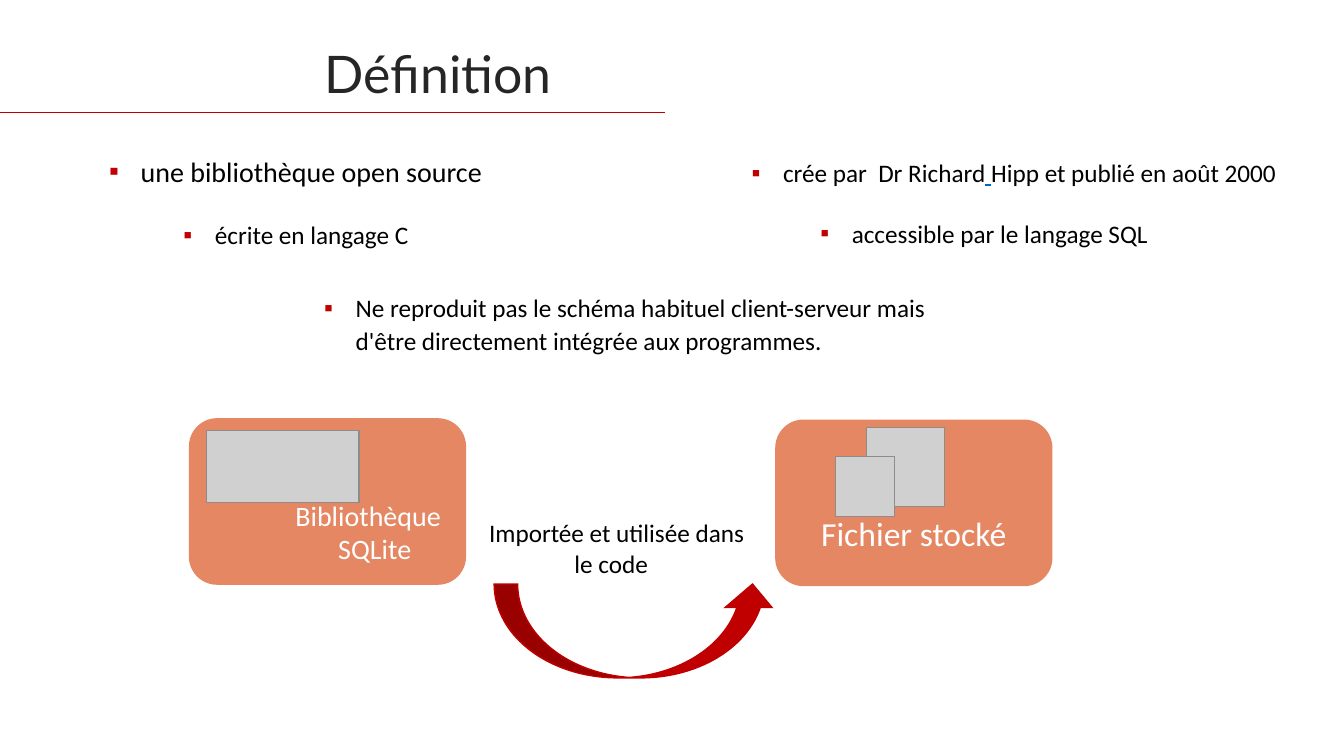
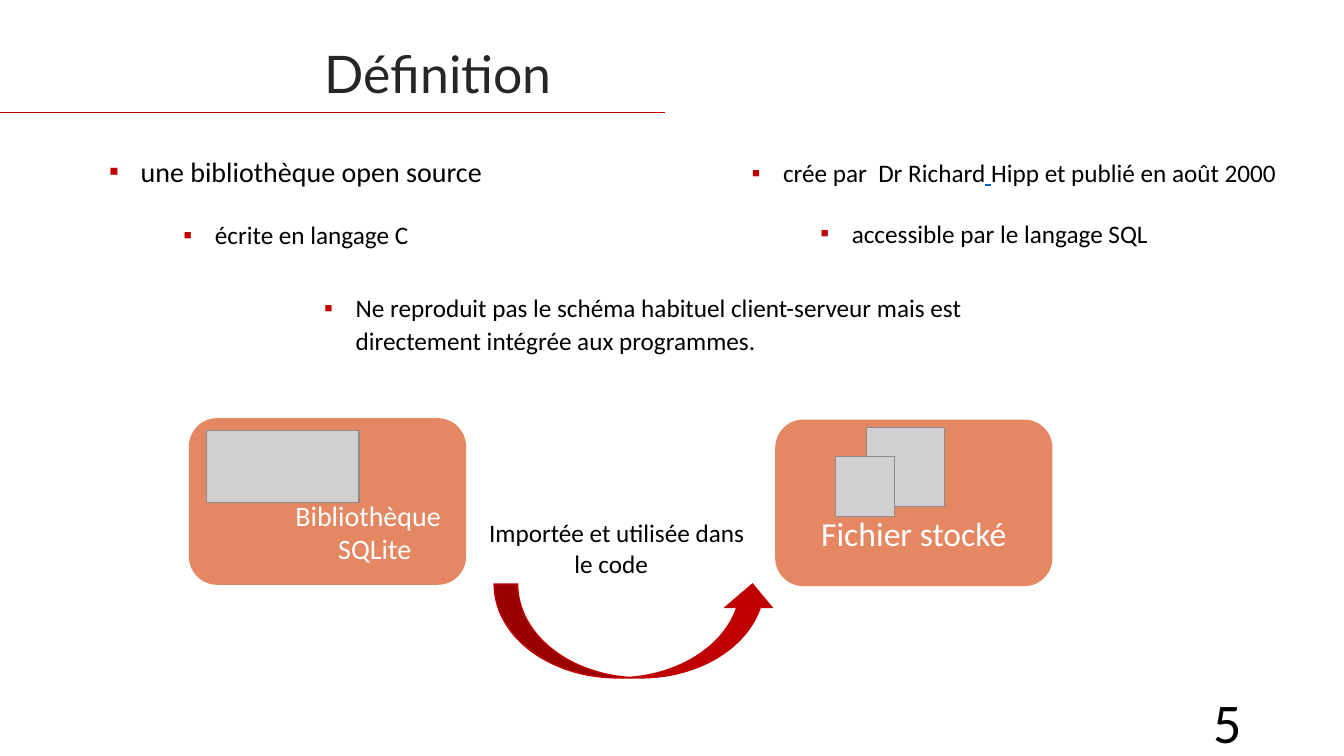
Before and after one commit to web-ai-master/academic-projects, a slide deck: slide 5 of Architecture SGBD/Project/presentation/Presentation-projet-SQLite.pptx. Drawn at 1344x756 pixels with LibreOffice and Linux fonts; fonts in the diff are those of the drawing; grey boxes stand for pictures. Boxes give left, top, right and bottom in pixels: in the first picture for what was removed or moved away, otherwise in the second. Text is boxed around its words. In the diff, an @@ line names an element or a change of style, - is before the commit and + after.

```diff
--- a/Architecture SGBD/Project/presentation/Presentation-projet-SQLite.pptx
+++ b/Architecture SGBD/Project/presentation/Presentation-projet-SQLite.pptx
@@ text at (x1=356, y1=299, x2=961, y2=355): text changed @@
-▪ Ne reproduit pas le schéma habituel client-serveur mais d'être directement intégrée aux programmes.
+▪ Ne reproduit pas le schéma habituel client-serveur mais est directement intégrée aux programmes.
@@ page number added at (x1=1213, y1=707, x2=1241, y2=744), 40 pt, text #000000 @@
+5
```
Also in this commit, not shown: 46 other slides changed, 32 other files.
